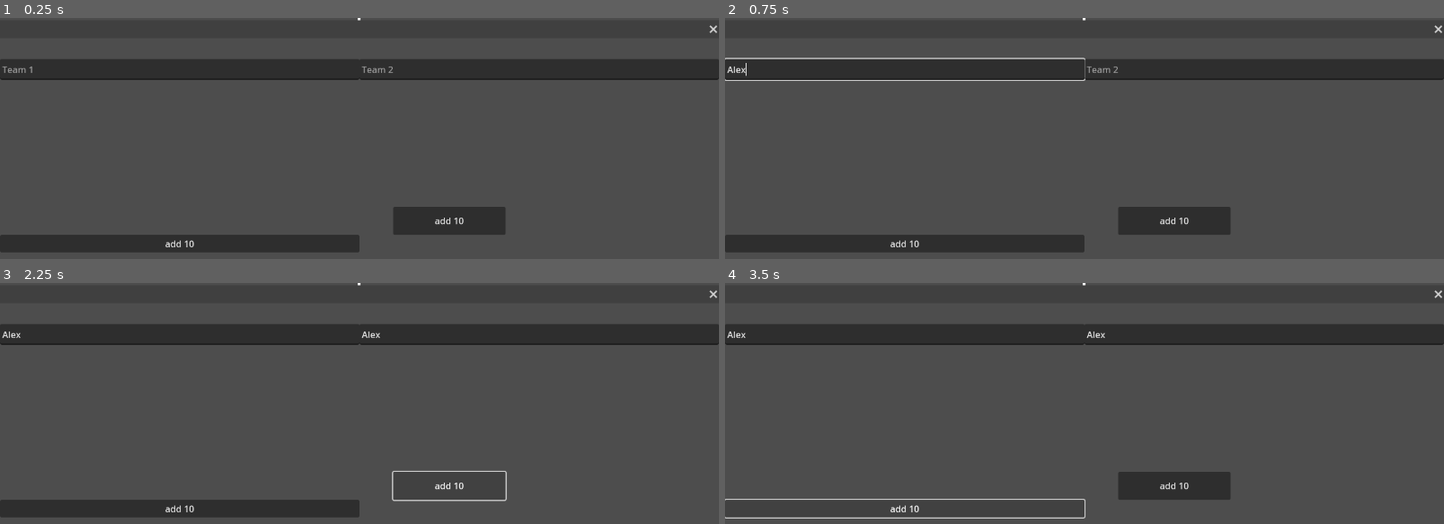
Above: before the commit, frames 1-4 (two rows, left to right).
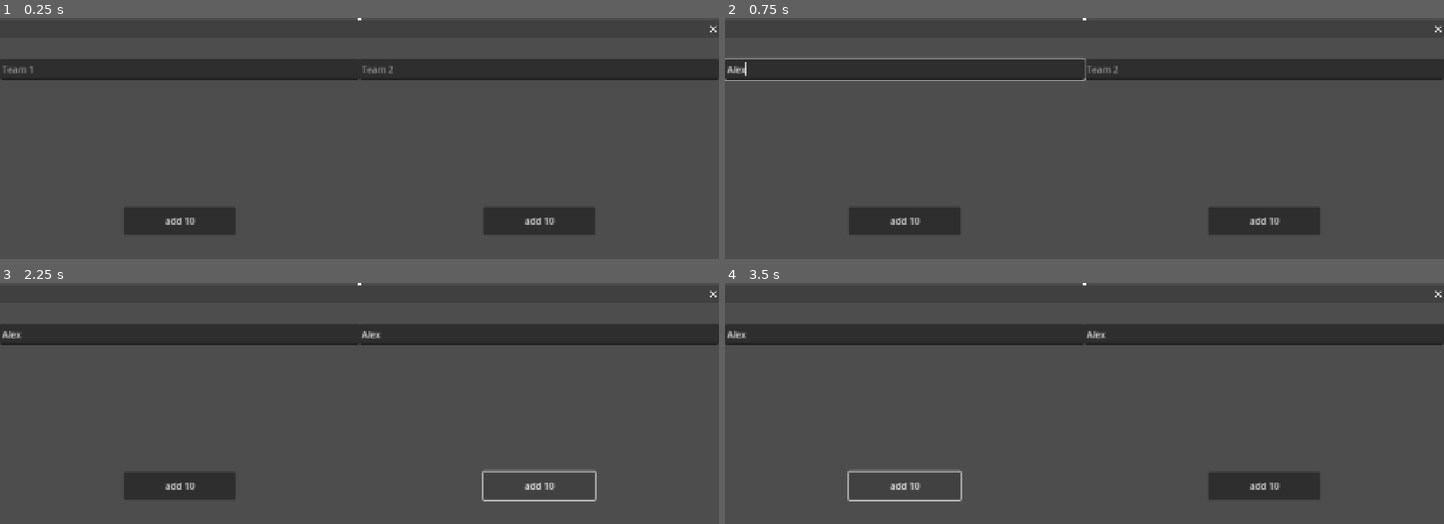
Above: after the commit, the same moments.

Repository: zukas97/quizzing-score
Game: Godot game, scene res://main.tscn
Same seed, same stepped clock (60 frames per second), same inputs: the game is played once before the commit and once after it.
Inputs (mouse positions are in pixels of both pictures, inside the frame that each line leads up to):
- Up to frame 1 (0.25 s): no input
- Up to frame 2 (0.75 s): click (904, 68) at 0.52 s; type "Alex" at 0.6 s
- Up to frame 3 (2.25 s): click (539, 333) at 0.75 s; type "Alex" at 0.83 s; click "add 10" at 1.25 s; click "add 10" at 2 s
- Up to frame 4 (3.5 s): click "add 10" at 2.75 s

The runs differ from the first frame. In frame 1, 8.0% of the frame differs, in the area x 0-100%, y 0-98%; in frame 2, 8.4%; in frame 3, 5.9%; in frame 4, 3.9%.

Commit message:
update control window ui

Diff:
--- a/ctrl_window.tscn
+++ b/ctrl_window.tscn
@@ -25,9 +25,10 @@
 
 [node name="add_10_left" type="Button" parent="CanvasLayer/left"]
 layout_mode = 0
-offset_top = 350.0
-offset_right = 640.0
-offset_bottom = 381.0
+offset_left = 220.0
+offset_top = 300.0
+offset_right = 420.0
+offset_bottom = 350.0
 size_flags_vertical = 6
 text = "add 10"
 
@@ -47,9 +48,9 @@
 
 [node name="add_10_right" type="Button" parent="CanvasLayer/right"]
 layout_mode = 0
-offset_left = 700.0
+offset_left = 860.0
 offset_top = 300.0
-offset_right = 900.0
+offset_right = 1060.0
 offset_bottom = 350.0
 text = "add 10"
 
--- a/project.godot
+++ b/project.godot
@@ -20,6 +20,7 @@
 window/size/viewport_width=1280
 window/size/viewport_height=720
 window/subwindows/embed_subwindows=false
+window/stretch/mode="canvas_items"
 
 [dotnet]
 
